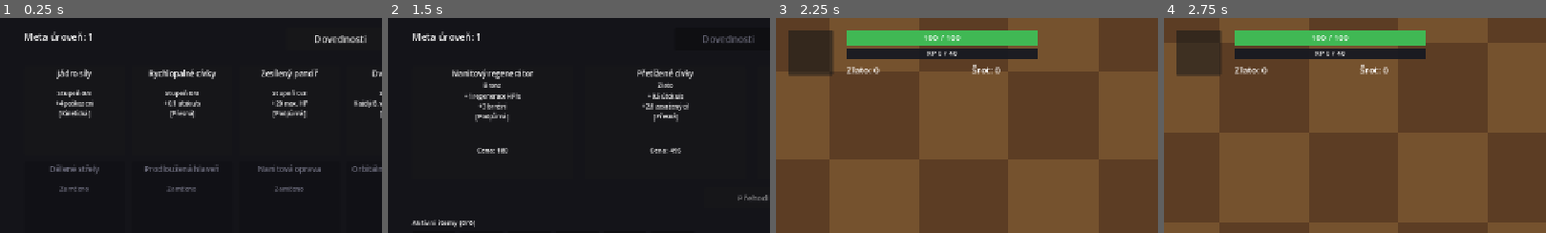
Above: before the commit, frames 1-4 (left to right).
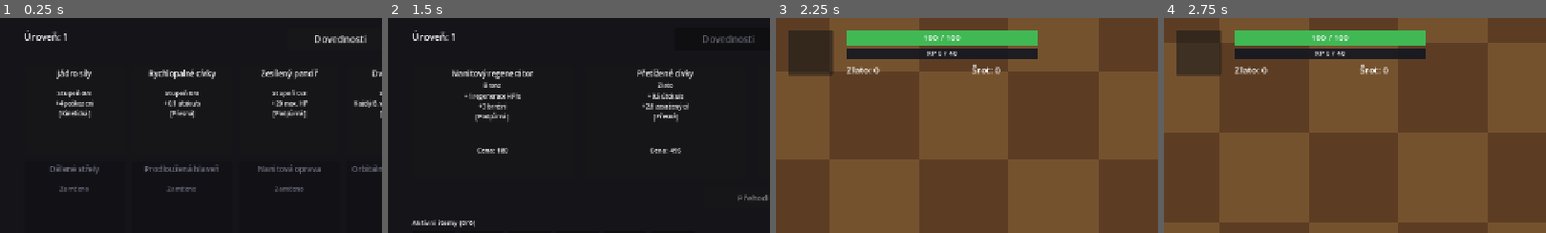
Above: after the commit, the same moments.

Repository: Wazzbi/auto-battler
Game: Godot game, scene res://scenes/ui/lobby.tscn
Same seed, same stepped clock (60 frames per second), same inputs: the game is played once before the commit and once after it. This scene is started directly instead of the project's main scene.
Inputs:
- Up to frame 1 (0.25 s): no input
- Up to frame 2 (1.5 s): click "Dovednosti" at 0.5 s; click "Obchod" at 1.25 s
- Up to frame 3 (2.25 s): click "Další běh" at 2 s
- Up to frame 4 (2.75 s): no input
The pictures show only the part of the screen within x 0-50%, y 0-50%; the shares and areas given below are measured in that part.

The runs differ from the first frame. In frame 1, 0.4% of the frame differs, in the area x 6-24%, y 5-11%; in frame 2, 0.4%; in frame 3, nothing differs; in frame 4, nothing differs.

Commit message:
Animovat přírůstek meta-XP v end-game okénku, zkrátit text v lobby
Lobby: "Meta úroveň: N" -> "Úroveň: N".

Game Over/Victory panel: XP bar pod "+N meta-XP" se teď plynule animuje od
stavu před tímto během k finálnímu stavu, místo aby se rovnou nastavil.
Pokud běh způsobil jeden nebo víc meta level-upů, bar se při každém
přeplnění vynuluje a pod ním se zobrazí "+N úroveň" (N roste s každým
přeplněním). Čistě vizuální - herní stav (meta_level/meta_xp/
pending_skill_points) je hotový hned při _finish_run(), animace ho jen
dohání; pokud hráč přejde do lobby dřív, než doběhne, nic se tím nezmění.

Co-Authored-By: Claude Sonnet 5 <noreply@anthropic.com>

Diff:
--- a/scenes/ui/hud.gd
+++ b/scenes/ui/hud.gd
@@ -135,12 +135,18 @@
 ## GameManager.trigger_game_over()), takže bar rovnou vizualizuje čerstvý zisk.
 @onready var game_over_meta_xp_bar: ProgressBar = $Control/GameOverPanel/MetaXPBar
 @onready var game_over_meta_xp_label: Label = $Control/GameOverPanel/MetaXPBar/MetaXPLabel
+## Ukazuje "+N úroveň" pod barem, dokud animace (viz _animate_meta_xp_gain())
+## prochází aspoň jedním META level-upem - schované, dokud animace nedojde
+## na první přeplnění baru. Čistě vizuální, viz doc komentář u
+## _animate_meta_xp_gain().
+@onready var game_over_level_up_label: Label = $Control/GameOverPanel/LevelUpLabel
 @onready var game_over_countdown_label: Label = $Control/GameOverPanel/CountdownLabel
 @onready var game_over_continue_button: Button = $Control/GameOverPanel/ContinueButton
 @onready var victory_panel: Panel = $Control/VictoryPanel
 @onready var victory_label: Label = $Control/VictoryPanel/Label
 @onready var victory_meta_xp_bar: ProgressBar = $Control/VictoryPanel/MetaXPBar
 @onready var victory_meta_xp_label: Label = $Control/VictoryPanel/MetaXPBar/MetaXPLabel
+@onready var victory_level_up_label: Label = $Control/VictoryPanel/LevelUpLabel
 @onready var victory_countdown_label: Label = $Control/VictoryPanel/CountdownLabel
 @onready var victory_continue_button: Button = $Control/VictoryPanel/ContinueButton
 
@@ -714,9 +720,9 @@
 	game_over_label.text = "Game Over!\nPřežitý čas: %s\nÚroveň: %d\nZlato: %d\n+%d meta-XP" % [
 		GameManager.format_survival_time(survival_time), GameManager.player_level, currency, meta_xp_gained
 	]
-	_update_meta_xp_bar(game_over_meta_xp_bar, game_over_meta_xp_label)
 	game_over_panel.show()
 	_start_end_screen_countdown(game_over_countdown_label, "Lobby za")
+	_animate_meta_xp_gain(game_over_meta_xp_bar, game_over_meta_xp_label, game_over_level_up_label)
 
 
 func show_victory(currency: int, meta_xp_gained: int) -> void:
@@ -726,19 +732,79 @@
 	victory_label.text = "Smyčka dokončena!\nÚroveň: %d\nZlato: %d\n+%d meta-XP" % [
 		GameManager.player_level, currency, meta_xp_gained
 	]
-	_update_meta_xp_bar(victory_meta_xp_bar, victory_meta_xp_label)
 	victory_panel.show()
 	_start_end_screen_countdown(victory_countdown_label, "Lobby za")
-
-
-## Sdíleno mezi show_game_over()/show_victory() - GameManager.meta_xp je v
-## tuhle chvíli už PO připočtení aktuálního běhu (_finish_run() proběhl dřív,
-## viz trigger_game_over()/trigger_win()), takže bar rovnou ukazuje čerstvý
-## postup k další META úrovni, ne stav před ziskem.
-func _update_meta_xp_bar(bar: ProgressBar, label: Label) -> void:
-	bar.max_value = GameManager.meta_xp_for_next_level()
-	bar.value = GameManager.meta_xp
-	label.text = "%d / %d" % [GameManager.meta_xp, GameManager.meta_xp_for_next_level()]
+	_animate_meta_xp_gain(victory_meta_xp_bar, victory_meta_xp_label, victory_level_up_label)
+
+
+const META_XP_BAR_SEGMENT_DURATION: float = 0.6
+const META_XP_BAR_LEVEL_UP_PAUSE: float = 0.25
+
+## Animuje META XP bar od stavu PŘED tímhle během (GameManager.last_run_
+## summary's meta_level_before/meta_xp_before) k aktuálnímu, už FINÁLNÍMU
+## stavu (GameManager.meta_level/meta_xp - _finish_run() ho nastavil dřív,
+## viz trigger_game_over()/trigger_win() v game_manager.gd, dřív než tahle
+## funkce vůbec doběhla zavolat show_game_over()/show_victory()). Explicit
+## user request 2026-09-28 - čistě vizuální dohánění: skutečný herní stav
+## (meta_level/meta_xp/pending_skill_points) je hotový hned, tahle coroutine
+## jen kreslí, JAK se k němu došlo. Pokud hráč klikne "Pokračovat" (→
+## _go_to_lobby()) nebo countdown doběhne dřív, než animace skončí, na nic to
+## nemá vliv - lobby čte rovnou finální GameManager stav, ne nic z týhle
+## animace. Přeteče-li bar víckrát (víc META level-upů z jednoho běhu), pod
+## barem se objeví "+N úroveň", kde N postupně roste s každým přeplněním.
+## `is_instance_valid(bar)` kontrola po každém `await` bezpečně ukončí
+## animaci, kdyby mezitím scéna zmizela (change_scene_to_file), místo pádu na
+## přístupu ke smazanému uzlu.
+func _animate_meta_xp_gain(bar: ProgressBar, label: Label, level_up_label: Label) -> void:
+	level_up_label.hide()
+	level_up_label.text = ""
+
+	var summary: Dictionary = GameManager.last_run_summary
+	var level: int = summary.get("meta_level_before", GameManager.meta_level)
+	var xp: int = summary.get("meta_xp_before", GameManager.meta_xp)
+	var final_xp: int = GameManager.meta_xp
+	var levels_gained: int = GameManager.meta_level - level
+
+	bar.max_value = GameManager.meta_xp_for_next_level(level)
+	bar.value = xp
+	label.text = "%d / %d" % [xp, int(bar.max_value)]
+
+	for i in levels_gained:
+		await _tween_meta_xp_bar(bar, label, GameManager.meta_xp_for_next_level(level))
+		if not is_instance_valid(bar):
+			return
+
+		level += 1
+		level_up_label.text = "+%d úroveň" % (i + 1)
+		level_up_label.show()
+
+		bar.value = 0
+		bar.max_value = GameManager.meta_xp_for_next_level(level)
+		label.text = "0 / %d" % int(bar.max_value)
+
+		await get_tree().create_timer(META_XP_BAR_LEVEL_UP_PAUSE).timeout
+		if not is_instance_valid(bar):
+			return
+
+	await _tween_meta_xp_bar(bar, label, final_xp)
+
+
+## Jeden segment animace - plynule převede bar.value (a text labelu s ním) z
+## AKTUÁLNÍ hodnoty na `target`; bar.max_value beze změny, o tu se stará
+## volající (_animate_meta_xp_gain()), protože se mezi segmenty mění (jiná
+## META úroveň = jiný práh). tween_method() místo tween_property() na
+## bar.value, ať se text labelu překreslí při KAŽDÉM kroku tweenu, ne jen na
+## jeho konci.
+func _tween_meta_xp_bar(bar: ProgressBar, label: Label, target: int) -> void:
+	var max_value: int = int(bar.max_value)
+	var tween := create_tween()
+	tween.tween_method(
+		func(v: float):
+			bar.value = v
+			label.text = "%d / %d" % [int(round(v)), max_value],
+		bar.value, float(target), META_XP_BAR_SEGMENT_DURATION
+	)
+	await tween.finished
 
 
 func _close_shop() -> void:
--- a/scenes/ui/hud.tscn
+++ b/scenes/ui/hud.tscn
@@ -437,7 +437,7 @@
 offset_left = 440.0
 offset_top = 200.0
 offset_right = 840.0
-offset_bottom = 460.0
+offset_bottom = 490.0
 
 [node name="Label" type="Label" parent="Control/GameOverPanel" unique_id=537843179]
 layout_mode = 0
@@ -469,21 +469,33 @@
 horizontal_alignment = 1
 vertical_alignment = 1
 
+[node name="LevelUpLabel" type="Label" parent="Control/GameOverPanel"]
+visible = false
+layout_mode = 0
+offset_left = 20.0
+offset_top = 162.0
+offset_right = 380.0
+offset_bottom = 182.0
+theme_override_colors/font_color = Color(0.3, 0.85, 0.35, 1)
+theme_override_font_sizes/font_size = 14
+text = "+1 úroveň"
+horizontal_alignment = 1
+
 [node name="CountdownLabel" type="Label" parent="Control/GameOverPanel" unique_id=35545436]
 layout_mode = 0
 offset_left = 20.0
-offset_top = 164.0
+offset_top = 190.0
 offset_right = 380.0
-offset_bottom = 194.0
+offset_bottom = 220.0
 text = "Restart za: 10 s"
 horizontal_alignment = 1
 
 [node name="ContinueButton" type="Button" parent="Control/GameOverPanel" unique_id=1943306772]
 layout_mode = 0
 offset_left = 130.0
-offset_top = 202.0
+offset_top = 228.0
 offset_right = 270.0
-offset_bottom = 242.0
+offset_bottom = 268.0
 text = "Pokračovat"
 
 [node name="VictoryPanel" type="Panel" parent="Control" unique_id=700294823]
@@ -492,7 +504,7 @@
 offset_left = 440.0
 offset_top = 200.0
 offset_right = 840.0
-offset_bottom = 460.0
+offset_bottom = 490.0
 
 [node name="Label" type="Label" parent="Control/VictoryPanel" unique_id=555602903]
 layout_mode = 0
@@ -524,21 +536,33 @@
 horizontal_alignment = 1
 vertical_alignment = 1
 
+[node name="LevelUpLabel" type="Label" parent="Control/VictoryPanel"]
+visible = false
+layout_mode = 0
+offset_left = 20.0
+offset_top = 162.0
+offset_right = 380.0
+offset_bottom = 182.0
+theme_override_colors/font_color = Color(0.3, 0.85, 0.35, 1)
+theme_override_font_sizes/font_size = 14
+text = "+1 úroveň"
+horizontal_alignment = 1
+
 [node name="CountdownLabel" type="Label" parent="Control/VictoryPanel" unique_id=1611986447]
 layout_mode = 0
 offset_left = 20.0
-offset_top = 164.0
+offset_top = 190.0
 offset_right = 380.0
-offset_bottom = 194.0
+offset_bottom = 220.0
 text = "Nová hra za: 10 s"
 horizontal_alignment = 1
 
 [node name="ContinueButton" type="Button" parent="Control/VictoryPanel" unique_id=199531267]
 layout_mode = 0
 offset_left = 130.0
-offset_top = 202.0
+offset_top = 228.0
 offset_right = 270.0
-offset_bottom = 242.0
+offset_bottom = 268.0
 text = "Pokračovat"
 
 [node name="DebugPanel" type="Panel" parent="Control"]
--- a/scenes/ui/lobby.gd
+++ b/scenes/ui/lobby.gd
@@ -119,7 +119,7 @@
 
 
 func _refresh_meta_ui() -> void:
-	meta_level_label.text = "Meta úroveň: %d" % GameManager.meta_level
+	meta_level_label.text = "Úroveň: %d" % GameManager.meta_level
 
 	var pending: int = GameManager.pending_skill_points
 	skill_points_badge.visible = pending > 0
--- a/scenes/ui/lobby.tscn
+++ b/scenes/ui/lobby.tscn
@@ -27,7 +27,7 @@
 offset_right = 300.0
 offset_bottom = 42.0
 theme_override_font_sizes/font_size = 16
-text = "Meta úroveň: 1"
+text = "Úroveň: 1"
 
 [node name="DovednostiTabButton" type="Button" parent="."]
 layout_mode = 0
--- a/scripts/autoload/game_manager.gd
+++ b/scripts/autoload/game_manager.gd
@@ -749,8 +749,13 @@
 
 ## Kolik META-XP je potřeba na další META úroveň - sdílí stejnou křivku jako
 ## xp_for_next_level() (první odhad, může se doladit nezávisle později).
-func meta_xp_for_next_level() -> int:
-	return XP_BASE + (meta_level - 1) * XP_PER_LEVEL_GROWTH
+## `level` je nepovinný (default = aktuální meta_level) - end-game animace
+## (viz hud.gd's _animate_meta_xp_gain()) ho používá s konkrétní PROŠLOU
+## úrovní, aby dopočítala práh pro KAŽDÝ mezistupeň animace, ne jen ten
+## aktuální.
+func meta_xp_for_next_level(level: int = 0) -> int:
+	var target_level: int = level if level > 0 else meta_level
+	return XP_BASE + (target_level - 1) * XP_PER_LEVEL_GROWTH
 
 
 ## Přidá META-XP (voláno jen z _finish_run() na konci běhu, ne za běhu) a
@@ -1416,6 +1421,13 @@
 		"level": player_level,
 		"currency": currency,
 		"meta_xp_gained": _run_xp_earned,
+		# Stav PŘED připočtením - end-game XP bar animace (hud.gd's
+		# _animate_meta_xp_gain()) z něj animuje NAHORU ke skutečnému stavu
+		# (meta_level/meta_xp), aby hráč viděl "líný" přírůstek, ne rovnou
+		# hotový výsledek. Samotný stav je ale už finální, viz add_meta_xp()
+		# níže - animace je čistě vizuální dohánění.
+		"meta_level_before": meta_level,
+		"meta_xp_before": meta_xp,
 	}
 	add_meta_xp(_run_xp_earned)
 
Not shown, changed: CLAUDE.md
